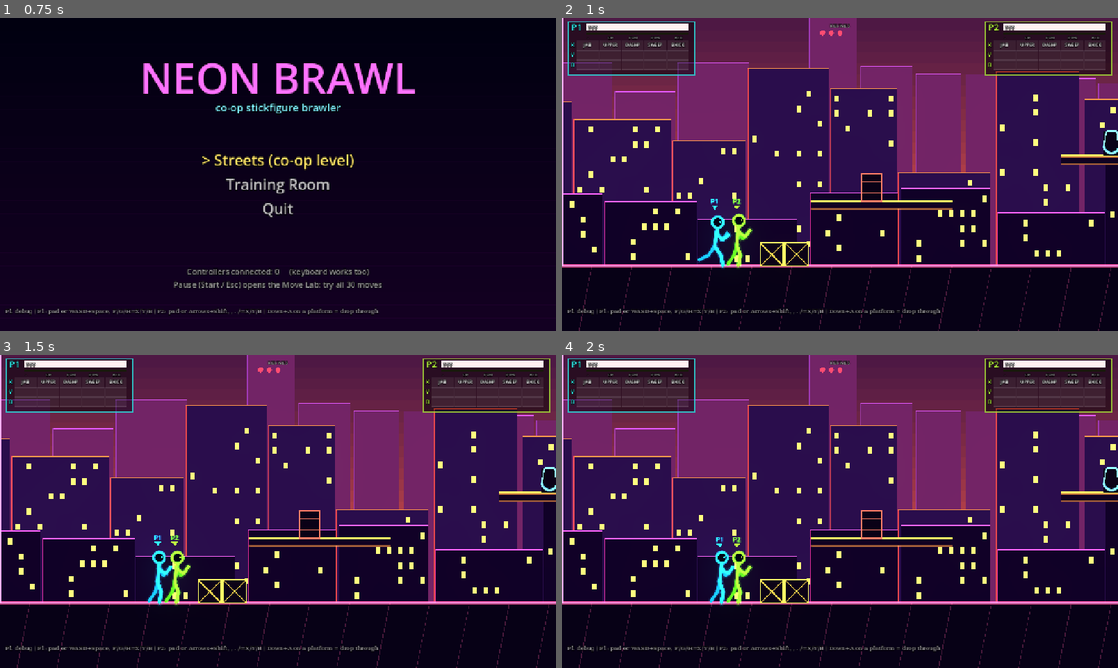
Above: before the commit, frames 1-4 (two rows, left to right).
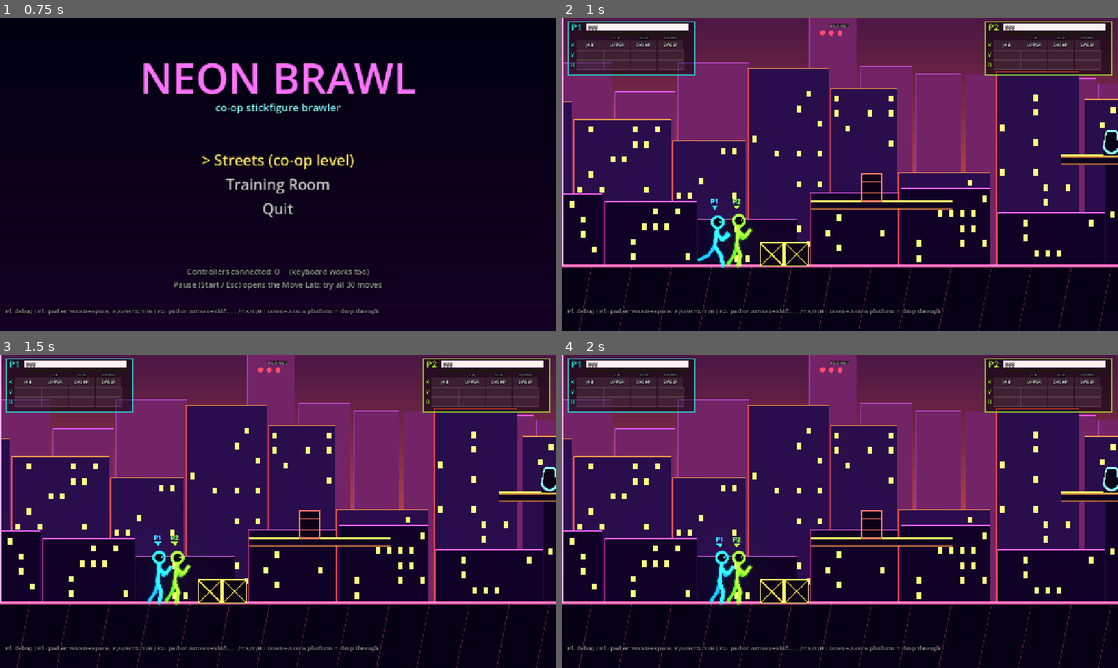
Above: after the commit, the same moments.

Repository: LaMaSi/Multiplayer-fighting-roguelike
Game: Godot game, scene res://scenes/main_menu.tscn
The game is run twice, just before and just after one commit, with the same random seed, the same clock (stepped at 60 frames per second) and the same inputs.
Inputs (mouse positions are in pixels of both pictures, inside the frame that each line leads up to):
- Up to frame 1 (0.75 s): tap Enter at 0.5 s; move the mouse to (400, 158) at 0.52 s; hold D from 0.53 s (still down); tap F at 0.6 s; click (400, 158) at 0.67 s
- Up to frame 2 (1 s): keep holding D; tap Space at 0.77 s
- Up to frame 3 (1.5 s): release D at 1.25 s; drag from (166, 527) to (250, 574) at 1.27 s
- Up to frame 4 (2 s): no input

Frame 1 is identical in both runs. In frame 2, 0.5% of the frame differs, in the area x 3-98%, y 5-17%; in frame 3, 0.5%; in frame 4, 0.5%.

Commit message:
12 move slots (left/right shared), animation intensity x2, tapered swooshes

Diff:
--- a/autoload/juice.gd
+++ b/autoload/juice.gd
@@ -17,8 +17,8 @@
 
 func kick(v: Vector2) -> void:
 	kick_vec += v
-	if kick_vec.length() > 44.0:
-		kick_vec = kick_vec.normalized() * 44.0
+	if kick_vec.length() > 84.0:
+		kick_vec = kick_vec.normalized() * 84.0
 
 
 func slowmo(scale: float, real_seconds: float) -> void:
--- a/project.godot
+++ b/project.godot
@@ -39,5 +39,5 @@
 
 [rendering]
 
+viewport/hdr_2d=true
 environment/defaults/default_clear_color=Color(0.03, 0.02, 0.07, 1)
-viewport/hdr_2d=true
--- a/scripts/actors/actor.gd
+++ b/scripts/actors/actor.gd
@@ -231,7 +231,7 @@
 	freeze = info.stop
 	_victim_freeze = true
 	flash_t = 0.12
-	var sq := clampf(dmg / 40.0, 0.2, 0.5)
+	var sq := clampf(dmg / 20.0, 0.4, 0.7)
 	squash = Vector2(1.0 + sq, 1.0 - sq * 0.9)  # squashed by the blow
 	_hit_feedback(info, dmg)
 	Coop.post_hit(info, self, dmg)
@@ -265,7 +265,7 @@
 
 func _hit_feedback(info: HitInfo, dmg: float) -> void:
 	var parent := get_parent()
-	var power := clampf(dmg / 9.0, 0.6, 2.2)
+	var power := clampf(dmg / 6.0, 0.9, 3.0)
 	var dir := info.kb.normalized() if info.kb != Vector2.ZERO else Vector2(facing, -0.3)
 	Fx.impact(parent, info.pos, info.color, power, dir)
 	var pitch := 1.0 + minf(Coop.combo, 24) * 0.025
@@ -284,12 +284,12 @@
 	Juice.shake(info.shake * (1.4 if info.relay else 1.0))
 	# camera: directional kick toward the blow, zoom punch and a flash of slow motion on heavy hits
 	if not info.friendly:
-		Juice.kick(dir * clampf(dmg * 1.6, 6.0, 34.0))
-		var zp := clampf((dmg - 6.0) / 160.0, 0.0, 0.07)
+		Juice.kick(dir * clampf(dmg * 3.2, 12.0, 68.0))
+		var zp := clampf((dmg - 5.0) / 80.0, 0.0, 0.14)
 		if info.punch > 0.0 or info.relay or zp > 0.0:
 			Juice.zoom_punch(maxf(maxf(info.punch, zp), 0.05 if info.relay else 0.0))
-		if (dmg >= 18.0 or hp <= 0.0 or info.relay) and Engine.time_scale > 0.9:
-			Juice.slowmo(0.3, 0.09 if hp > 0.0 else 0.16)
+		if (dmg >= 12.0 or hp <= 0.0 or info.relay) and Engine.time_scale > 0.9:
+			Juice.slowmo(0.22, 0.12 if hp > 0.0 else 0.22)
 
 
 func apply_direct_damage(amount: float, label := "") -> void:
@@ -541,7 +541,7 @@
 
 func _update_visuals(delta: float) -> void:
 	if not attack.active:
-		figure.zeta = 0.45 if (state == "hurt" or state == "launched" or state == "getup") else 1.0
+		figure.zeta = 0.32 if (state == "hurt" or state == "launched" or state == "getup") else 1.0
 	match state:
 		"hurt":
 			figure.set_target(PoseLib.hurt())
--- a/scripts/combat/attack_runner.gd
+++ b/scripts/combat/attack_runner.gd
@@ -38,9 +38,9 @@
 	_wait_frames = 0
 	_tilt = 0.0
 	_spun = false
-	actor.figure.follow_speed = 46.0
-	actor.figure.zeta = 0.5  # under-damped spring: overshoot + settle
-	actor.squash = Vector2(0.88, 1.12)  # anticipation: coil up before the strike
+	actor.figure.follow_speed = 52.0
+	actor.figure.zeta = 0.36  # under-damped spring: strong overshoot + settle
+	actor.squash = Vector2(0.76, 1.26)  # anticipation: coil up before the strike
 
 
 func can_cancel() -> bool:
@@ -279,8 +279,8 @@
 			# strike: stretch the body along the attack, ghost on heavy blows
 			_ev_done[1000 + i] = true
 			var heavy := float(h["dmg"]) >= 14.0
-			actor.squash = Vector2(1.3, 0.78) if heavy else Vector2(1.16, 0.9)
-			if float(h["dmg"]) >= 10.0:
+			actor.squash = Vector2(1.6, 0.66) if heavy else Vector2(1.35, 0.78)
+			if float(h["dmg"]) >= 7.0:
 				Fx.afterimage(actor.get_parent(), actor.figure, actor.figure.color)
 		if frame < at or frame >= at + int(h["dur"]):
 			continue
@@ -311,7 +311,7 @@
 	info.dmg = float(h["dmg"]) * a.dmg_mult()
 	info.stun = int(h["stun"])
 	info.kind = String(h["kind"])
-	info.stop = int(h["stop"]) + (2 if float(h["dmg"]) >= 18.0 else (1 if float(h["dmg"]) >= 10.0 else 0))
+	info.stop = int(h["stop"]) + (4 if float(h["dmg"]) >= 18.0 else (2 if float(h["dmg"]) >= 9.0 else 1))
 	info.low = bool(h["low"])
 	info.shake = float(h["shake"])
 	info.punch = float(h.get("punch", 0.0))
--- a/scripts/fighter/fighter.gd
+++ b/scripts/fighter/fighter.gd
@@ -268,7 +268,7 @@
 	if d.y > 0:
 		return name + "_DOWN"
 	if d.x != 0:
-		return name + ("_FWD" if d.x * facing > 0 else "_BACK")
+		return name + "_SIDE"
 	return name
 
 
@@ -281,6 +281,10 @@
 		return false
 	if m.ground_only and not is_on_floor():
 		return false
+	# left and right share a slot: the move goes the way the stick points
+	if slot.ends_with("_SIDE") and absf(input.dir.x) > 0.2:
+		facing = 1 if input.dir.x > 0.0 else -1
+		_turn_t = 0
 	if m.air_only and is_on_floor():
 		velocity.y = -520.0
 	start_attack(m, btn)
--- a/scripts/fighter/stick_figure.gd
+++ b/scripts/fighter/stick_figure.gd
@@ -107,20 +107,45 @@
 	_draw_trails()
 
 
+## Swoosh ribbons: a filled strip along the recent path of each fast limb tip. The width is 0 at
+## the old end, swells toward the limb and comes to a point at the tip (no blunt line ends).
 func _draw_trails() -> void:
-	if _trail.size() < 2:
+	var n := _trail.size()
+	if n < 3:
 		return
-	var n := _trail.size()
+	var c := Color(minf(color.r + 0.5, 2.6), minf(color.g + 0.5, 2.6), minf(color.b + 0.5, 2.6))
 	for tip in 4:
+		var pts: Array[Vector2] = []
+		var total := 0.0
+		for i in n:
+			pts.append(to_local(_trail[i][tip]))
+			if i > 0:
+				total += pts[i - 1].distance_to(pts[i])
+		if total < 30.0 or total > 900.0:
+			continue
+		var left: Array[Vector2] = []
+		var right: Array[Vector2] = []
+		for i in n:
+			var dir := pts[mini(i + 1, n - 1)] - pts[maxi(i - 1, 0)]
+			if dir.length() < 0.001:
+				dir = Vector2.RIGHT
+			var nrm := Vector2(-dir.y, dir.x).normalized()
+			var s := float(i) / float(n - 1)
+			var w := 15.0 * pow(maxf(sin(PI * pow(s, 2.4)), 0.0), 0.9)
+			left.append(pts[i] + nrm * w)
+			right.append(pts[i] - nrm * w)
 		for i in range(1, n):
-			var a: Vector2 = to_local(_trail[i - 1][tip])
-			var b: Vector2 = to_local(_trail[i][tip])
-			var d := a.distance_to(b)
-			if d < 7.0 or d > 260.0:
-				continue
-			var t := float(i) / float(n)
-			var c := Color(minf(color.r + 0.4, 2.5), minf(color.g + 0.4, 2.5), minf(color.b + 0.4, 2.5), t * 0.75)
-			draw_line(a, b, c, 2.0 + 9.0 * t, true)
+			var s2 := float(i) / float(n - 1)
+			var col := Color(c.r, c.g, c.b, 0.12 + 0.6 * s2)
+			# two triangles per segment: never self-intersecting, even on sharp bends
+			_tri(left[i - 1], left[i], right[i], col)
+			_tri(left[i - 1], right[i], right[i - 1], col)
+
+
+func _tri(a: Vector2, b: Vector2, c: Vector2, col: Color) -> void:
+	if absf((b - a).cross(c - a)) < 1.0:
+		return
+	draw_colored_polygon(PackedVector2Array([a, b, c]), col)
 
 
 func _render(halo: bool) -> void:
--- a/scripts/fx/fx.gd
+++ b/scripts/fx/fx.gd
@@ -62,11 +62,11 @@
 	var s := FxShape.new()
 	s.mode = "burst"
 	s.col = col
-	s.size = 34.0 + 34.0 * power
+	s.size = 48.0 + 48.0 * power
 	s.dur = 0.2
 	s.position = pos
 	parent.add_child(s)
-	ring(parent, pos, col, 26.0 + 30.0 * power, 0.22)
+	ring(parent, pos, col, 40.0 + 44.0 * power, 0.26)
 	sparks(parent, pos, col, int(5 + 7 * power), dir)
 
 
@@ -98,16 +98,20 @@
 		return
 	var l := Line2D.new()
 	l.points = PackedVector2Array([from, to])
-	l.width = 6.0
+	l.width = 14.0
 	l.default_color = col
 	l.z_index = 40
-	l.begin_cap_mode = Line2D.LINE_CAP_ROUND
-	l.end_cap_mode = Line2D.LINE_CAP_ROUND
+	# taper: thin at the start, full body near the origin, pointed at the far end (no blunt ends)
+	var cv := Curve.new()
+	cv.add_point(Vector2(0.0, 0.0))
+	cv.add_point(Vector2(0.1, 1.0))
+	cv.add_point(Vector2(1.0, 0.0))
+	l.width_curve = cv
 	parent.add_child(l)
 	var tw := l.create_tween()
 	tw.set_parallel(true)
 	tw.tween_property(l, "modulate:a", 0.0, maxf(dur, 0.05))
-	tw.tween_property(l, "width", 1.0, maxf(dur, 0.05))
+	tw.tween_property(l, "width", 3.0, maxf(dur, 0.05))
 	tw.chain().tween_callback(l.queue_free)
 
 
--- a/scripts/fx/fx_shape.gd
+++ b/scripts/fx/fx_shape.gd
@@ -32,7 +32,12 @@
 		var r := size * (1.0 - pow(1.0 - t, 3.0))
 		draw_arc(Vector2.ZERO, maxf(r, 1.0), 0.0, TAU, 40, c, 1.5 + 5.0 * a, true)
 	else:
+		# needles: wide at the base, pointed at the outer tip
 		for ang in _angles:
 			var d := Vector2.from_angle(ang)
+			var nrm := Vector2(-d.y, d.x)
 			var e := 1.0 - pow(1.0 - t, 2.0)
-			draw_line(d * size * (0.15 + 0.5 * e), d * size * (0.35 + 0.65 * e), c, 1.0 + 4.0 * a, true)
+			var base := d * size * (0.15 + 0.5 * e)
+			var tip := d * size * (0.45 + 0.75 * e)
+			var hw := 1.5 + 4.5 * a
+			draw_colored_polygon(PackedVector2Array([base + nrm * hw, tip, base - nrm * hw]), c)
--- a/scripts/moves/move_db.gd
+++ b/scripts/moves/move_db.gd
@@ -12,14 +12,16 @@
 	"ally_toss", "heal_pulse", "rage_taunt", "boost_spark", "pillar_smash",
 ]
 
+## 12 slots per character: X / Y / B  x  neutral, up, down, side (left and right are the same move;
+## pressing a side direction also turns the fighter that way).
 const STARTER := {
-	"X": "jab", "X_UP": "uppercut", "X_FWD": "dash_punch", "X_DOWN": "sweep", "X_BACK": "back_kick",
+	"X": "jab", "X_UP": "uppercut", "X_SIDE": "dash_punch", "X_DOWN": "sweep",
 }
 
 const SLOTS: Array[String] = [
-	"X", "X_UP", "X_FWD", "X_DOWN", "X_BACK",
-	"Y", "Y_UP", "Y_FWD", "Y_DOWN", "Y_BACK",
-	"B", "B_UP", "B_FWD", "B_DOWN", "B_BACK",
+	"X", "X_UP", "X_SIDE", "X_DOWN",
+	"Y", "Y_UP", "Y_SIDE", "Y_DOWN",
+	"B", "B_UP", "B_SIDE", "B_DOWN",
 ]
 
 const ORANGE := Color(2.2, 1.0, 0.3)
@@ -73,17 +75,17 @@
 		var ua: float = q.get("ua_" + s, StickFigure.NEUTRAL["ua_" + s])
 		var la: float = q.get("la_" + s, StickFigure.NEUTRAL["la_" + s])
 		if la < 0.55 and (ua > 1.0 or ua < -0.9):
-			q["fist_" + s] = q.get("fist_" + s, 2.6)
-			q["reach_" + s] = q.get("reach_" + s, 1.3)
+			q["fist_" + s] = q.get("fist_" + s, 4.6)
+			q["reach_" + s] = q.get("reach_" + s, 1.55)
 		elif la > 1.6 and ua > 0.3:
-			q["reach_" + s] = q.get("reach_" + s, 0.86)
+			q["reach_" + s] = q.get("reach_" + s, 0.72)
 		var th: float = q.get("th_" + s, StickFigure.NEUTRAL["th_" + s])
 		var kn: float = q.get("kn_" + s, StickFigure.NEUTRAL["kn_" + s])
 		if absf(th) > 1.1 and kn < 0.5:
-			q["foot_" + s] = q.get("foot_" + s, 2.3)
-			q["legr_" + s] = q.get("legr_" + s, 1.25)
+			q["foot_" + s] = q.get("foot_" + s, 4.2)
+			q["legr_" + s] = q.get("legr_" + s, 1.5)
 		elif kn > 1.4:
-			q["legr_" + s] = q.get("legr_" + s, 0.9)
+			q["legr_" + s] = q.get("legr_" + s, 0.78)
 	return q
 
 
--- a/scripts/ui/hud.gd
+++ b/scripts/ui/hud.gd
@@ -152,22 +152,22 @@
 	# loadout grid
 	var gx := x0 + 20.0
 	var gy := 52.0
-	var heads := ["-", "UP", "FWD", "DWN", "BCK"]
-	for ci in 5:
-		_text(c, Vector2(gx + ci * 52.0, gy - 3), heads[ci], 9, Color(1, 1, 1, 0.55), 52.0, HORIZONTAL_ALIGNMENT_CENTER)
+	var heads := ["-", "UP", "SIDE", "DOWN"]
+	for ci in 4:
+		_text(c, Vector2(gx + ci * 62.0, gy - 3), heads[ci], 9, Color(1, 1, 1, 0.55), 62.0, HORIZONTAL_ALIGNMENT_CENTER)
 	var names := ["X", "Y", "B"]
-	var sufs := ["", "_UP", "_FWD", "_DOWN", "_BACK"]
+	var sufs := ["", "_UP", "_SIDE", "_DOWN"]
 	for r in 3:
 		_text(c, Vector2(x0 + 6, gy + 15 + r * 23), names[r], 13, col)
-		for ci in 5:
+		for ci in 4:
 			var slot: String = names[r] + sufs[ci]
 			var id: String = f.loadout.get(slot, "")
-			var rect := Rect2(gx + ci * 52.0, gy + r * 23, 50, 21)
+			var rect := Rect2(gx + ci * 62.0, gy + r * 23, 60, 21)
 			var active := f.attack != null and f.attack.active and f.attack.move.id.rstrip("0123456789") == id and id != ""
 			c.draw_rect(rect, Color(col.r, col.g, col.b, 0.55) if active else Color(1, 1, 1, 0.07))
 			if id != "":
 				var mv := MoveDB.get_move(id)
-				_text(c, rect.position + Vector2(0, 14), mv.short, 10, Color(1, 1, 1), 50.0, HORIZONTAL_ALIGNMENT_CENTER)
+				_text(c, rect.position + Vector2(0, 14), mv.short, 10, Color(1, 1, 1), 60.0, HORIZONTAL_ALIGNMENT_CENTER)
 			else:
 				c.draw_rect(rect, Color(1, 1, 1, 0.1), false, 1.0)
 
--- a/scripts/ui/pause_menu.gd
+++ b/scripts/ui/pause_menu.gd
@@ -22,9 +22,9 @@
 var _last_dir: Array[Vector2i] = [Vector2i.ZERO, Vector2i.ZERO]
 const SPAWNABLE := ["thug", "biker", "thrower", "boss_street", "dummy"]
 const SLOT_NAMES := {
-	"X": "X", "X_UP": "X + Up", "X_FWD": "X + Forward", "X_DOWN": "X + Down", "X_BACK": "X + Back",
-	"Y": "Y", "Y_UP": "Y + Up", "Y_FWD": "Y + Forward", "Y_DOWN": "Y + Down", "Y_BACK": "Y + Back",
-	"B": "B", "B_UP": "B + Up", "B_FWD": "B + Forward", "B_DOWN": "B + Down", "B_BACK": "B + Back",
+	"X": "X", "X_UP": "X + Up", "X_SIDE": "X + Left/Right", "X_DOWN": "X + Down",
+	"Y": "Y", "Y_UP": "Y + Up", "Y_SIDE": "Y + Left/Right", "Y_DOWN": "Y + Down",
+	"B": "B", "B_UP": "B + Up", "B_SIDE": "B + Left/Right", "B_DOWN": "B + Down",
 }
 
 
@@ -153,7 +153,7 @@
 		_sel = 0
 
 
-const PlayerSlots: Array[String] = ["X", "X_UP", "X_FWD", "X_DOWN", "X_BACK", "Y", "Y_UP", "Y_FWD", "Y_DOWN", "Y_BACK", "B", "B_UP", "B_FWD", "B_DOWN", "B_BACK"]
+const PlayerSlots: Array[String] = ["X", "X_UP", "X_SIDE", "X_DOWN", "Y", "Y_UP", "Y_SIDE", "Y_DOWN", "B", "B_UP", "B_SIDE", "B_DOWN"]
 
 
 func _text(c: Control, pos: Vector2, text: String, size: int, col: Color, width := -1.0, align := HORIZONTAL_ALIGNMENT_LEFT) -> void:
@@ -187,7 +187,7 @@
 			_text(c, Vector2(300, y), ("> " if sel else "") + String(SLOT_NAMES[slot]), 20, col, 220.0)
 			_text(c, Vector2(540, y), name, 20, col if id != "" else Color(1, 1, 1, 0.35), 360.0)
 		var back_sel := _sel == PlayerSlots.size()
-		_text(c, Vector2(300, 140.0 + 15 * 26.0 + 8.0), ("> " if back_sel else "") + "Back", 20, Color(1, 0.9, 0.4) if back_sel else Color(1, 1, 1, 0.75))
+		_text(c, Vector2(300, 140.0 + 12 * 26.0 + 8.0), ("> " if back_sel else "") + "Back", 20, Color(1, 0.9, 0.4) if back_sel else Color(1, 1, 1, 0.75))
 		if _sel < PlayerSlots.size():
 			var id2: String = f.loadout.get(PlayerSlots[_sel], "")
 			if id2 != "":
--- a/tests/smoke_combat.gd
+++ b/tests/smoke_combat.gd
@@ -96,6 +96,21 @@
 	check(Coop.combo >= 1, "combo counter ticks (%d)" % Coop.combo)
 	await frames(40)
 
+	print("[side slot: left and right are the same move]")
+	await clear_enemies()
+	for side in [-1, 1]:
+		place(f1, Vector2(1500, 599), 1)
+		var sd := await spawn_dummy(Vector2(1500 + side * 80, 599))
+		var sh := sd.hp
+		await tap(p1, X, Vector2(side, 0))
+		await frames(30)
+		check(sd.hp < sh and f1.facing == side, "X+%s hits the dummy on that side with the same move (facing %d)" % ["right" if side > 0 else "left", f1.facing])
+		sd.queue_free()
+		await frames(30)
+	await clear_enemies()
+	place(f1, Vector2(1000, 599))
+	d = await spawn_dummy(Vector2(1070, 599))
+
 	print("[jab chain]")
 	var seen := {}
 	await tap(p1, X)
@@ -121,6 +136,7 @@
 	await tap(p1, X, Vector2(0, -1))
 	await frames(16)
 	check(d.state == "launched", "uppercut launches (state=%s)" % d.state)
+	check(MoveDB.SLOTS.size() == 12 and MoveDB.STARTER.size() == 4, "12 slots, 4 starter moves")
 	f2.loadout["X"] = "anti_air"
 	await frames(0)
 	await tap(p2, X)
@@ -280,7 +296,7 @@
 			break
 	check(not is_instance_valid(crate) or crate.state == "dead", "crate breaks when hit")
 	await frames(30)
-	check(get_tree().get_nodes_in_group("pickups").size() >= 1, "crate dropped a pickup")
+	check(get_tree().get_nodes_in_group("pickups").size() >= 1 or f1.hp > 40.0, "crate dropped a pickup")
 	p1.script_set(Vector2(1, 0))
 	await frames(70)
 	p1.script_set(Vector2.ZERO)
Not shown, added: tests/shot_moves.gd.uid
Not shown, changed: PLAN.md
